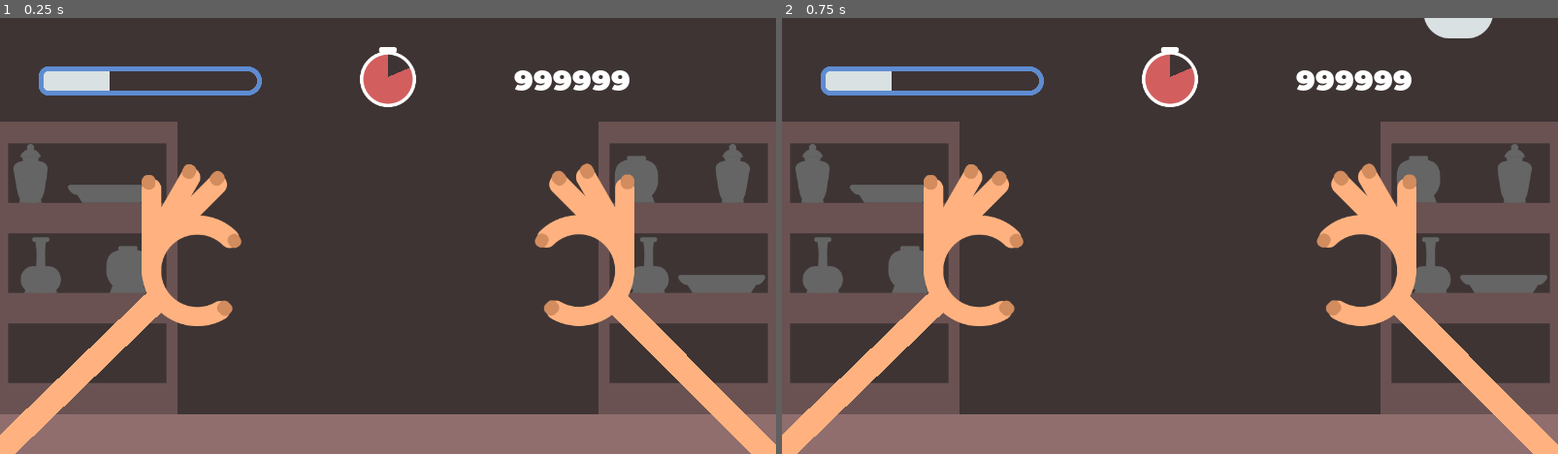
Above: before the commit, frames 1-2 (left to right).
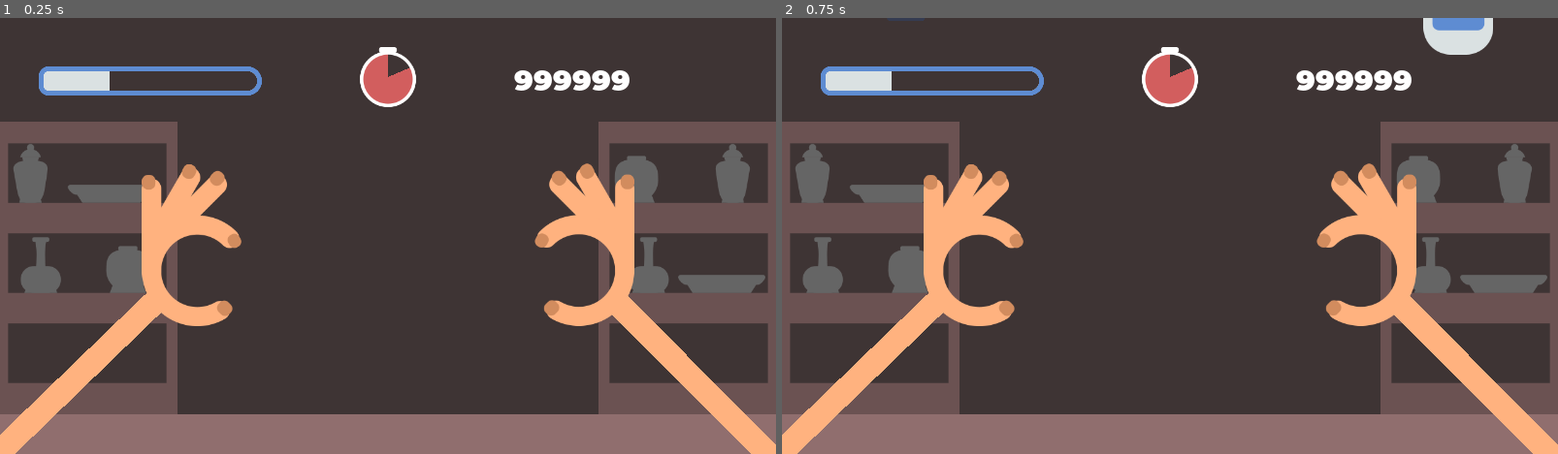
Above: after the commit, the same moments.

Repository: williamd1k0/untitled-glue-game
Game: Godot game, scene res://devel/TestGrab.tscn
Same seed, same stepped clock (60 frames per second), same inputs: the game is played once before the commit and once after it. The project has no main scene, so this scene is started directly. The engine's default icon, where the game draws it, is replaced by a stand-in: a white triangle on a blue panel in a dark square.
Inputs:
- Up to frame 1 (0.25 s): no input
- Up to frame 2 (0.75 s): tap Enter at 0.5 s

Frame 1 is identical in both runs. In frame 2, 0.6% of the frame differs, in the area x 13-92%, y 0-9%.

Commit message:
Improve puzzle base scene

Diff:
--- /dev/null
+++ b/game/gameplay/FitArea.tscn
@@ -0,0 +1,9 @@
+[gd_scene load_steps=2 format=2]
+
+[sub_resource type="RectangleShape2D" id=1]
+extents = Vector2( 25.3111, 15.8117 )
+
+[node name="FitArea" type="Area2D"]
+
+[node name="CollisionShape2D" type="CollisionShape2D" parent="."]
+shape = SubResource( 1 )
--- a/game/gameplay/GrabItem.tscn
+++ b/game/gameplay/GrabItem.tscn
@@ -4,7 +4,6 @@
 [ext_resource path="res://game/gameplay/GrabItem.gd" type="Script" id=2]
 
 [sub_resource type="PhysicsMaterial" id=1]
-bounce = 0.05
 
 [sub_resource type="SpriteFrames" id=2]
 animations = [ {
--- /dev/null
+++ b/game/gameplay/Puzzle.gd
@@ -0,0 +1,17 @@
+extends Node2D
+
+
+#func _enter_tree():
+	#$PuzzleRef.hide()
+	#$PuzzleRef.queue_free()
+
+func _enter_tree():
+	create_fit_objects()
+
+func _ready():
+	$Pieces.position = $DropPos.position
+
+func create_fit_objects():
+	for piece in $Pieces.get_children():
+		print(piece.position)
+		var area := Area2D.new()
--- a/game/gameplay/Puzzle.tscn
+++ b/game/gameplay/Puzzle.tscn
@@ -1,16 +1,43 @@
-[gd_scene format=2]
+[gd_scene load_steps=3 format=2]
+
+[ext_resource path="res://game/gameplay/Puzzle.gd" type="Script" id=1]
+
+[sub_resource type="Animation" id=1]
+resource_name = "hint"
+length = 3.0
+loop = true
+tracks/0/type = "value"
+tracks/0/path = NodePath(".:modulate")
+tracks/0/interp = 1
+tracks/0/loop_wrap = true
+tracks/0/imported = false
+tracks/0/enabled = true
+tracks/0/keys = {
+"times": PoolRealArray( 0, 2, 2.6 ),
+"transitions": PoolRealArray( 1, 1, 1 ),
+"update": 0,
+"values": [ Color( 1, 1, 1, 0 ), Color( 1, 1, 1, 0 ), Color( 1, 1, 1, 0.05 ) ]
+}
 
 [node name="Puzzle" type="Node2D"]
+script = ExtResource( 1 )
 __meta__ = {
 "_edit_horizontal_guides_": [ 609.725 ]
 }
 
 [node name="Pieces" type="Position2D" parent="."]
-position = Vector2( 640, 500 )
+position = Vector2( 640, 654 )
 __meta__ = {
-"_gizmo_extents_": 400.0
+"_gizmo_extents_": 640.0
 }
 
+[node name="DropPos" type="Position2D" parent="."]
+position = Vector2( 640, -144 )
+
 [node name="PuzzleRef" type="Sprite" parent="."]
-modulate = Color( 0.921569, 0.219608, 0.862745, 0.643137 )
+modulate = Color( 1, 1, 1, 0 )
 show_behind_parent = true
+
+[node name="AnimationPlayer" type="AnimationPlayer" parent="PuzzleRef"]
+autoplay = "hint"
+anims/hint = SubResource( 1 )
--- a/game/gameplay/grab-items/plate-1/Plate1Puzzle.tscn
+++ b/game/gameplay/grab-items/plate-1/Plate1Puzzle.tscn
@@ -10,40 +10,42 @@
 [ext_resource path="res://game/gameplay/grab-items/Piece.gd" type="Script" id=8]
 
 [sub_resource type="PhysicsMaterial" id=1]
-bounce = 0.05
 
 [node name="Puzzle" instance=ExtResource( 1 )]
 
+[node name="Pieces" parent="." index="0"]
+position = Vector2( 640, 654 )
+
 [node name="Piece1" parent="Pieces" index="0" instance=ExtResource( 2 )]
-position = Vector2( -131, 69 )
+position = Vector2( -131, -40 )
 physics_material_override = SubResource( 1 )
 can_sleep = false
 script = ExtResource( 8 )
 
 [node name="Piece2" parent="Pieces" index="1" instance=ExtResource( 4 )]
-position = Vector2( 4, 78 )
+position = Vector2( 4, -31 )
 physics_material_override = SubResource( 1 )
 can_sleep = false
 script = ExtResource( 8 )
 
 [node name="Piece3" parent="Pieces" index="2" instance=ExtResource( 5 )]
-position = Vector2( -22, 55 )
+position = Vector2( -22, -54 )
 physics_material_override = SubResource( 1 )
 can_sleep = false
 script = ExtResource( 8 )
 
 [node name="Piece4" parent="Pieces" index="3" instance=ExtResource( 6 )]
-position = Vector2( 99.338, 68.5641 )
+position = Vector2( 99.338, -40.4359 )
 physics_material_override = SubResource( 1 )
 can_sleep = false
 script = ExtResource( 8 )
 
 [node name="Piece5" parent="Pieces" index="4" instance=ExtResource( 7 )]
-position = Vector2( 143.709, 54.4676 )
+position = Vector2( 143.709, -54.5324 )
 physics_material_override = SubResource( 1 )
 can_sleep = false
 script = ExtResource( 8 )
 
-[node name="PuzzleRef" parent="." index="1"]
-position = Vector2( 637.719, 569.332 )
+[node name="PuzzleRef" parent="." index="2"]
+position = Vector2( 637.719, 613.332 )
 texture = ExtResource( 3 )
--- a/project.godot
+++ b/project.godot
@@ -44,7 +44,7 @@
 
 [physics]
 
-2d/default_gravity_vector=Vector2( 0, 3 )
+2d/default_gravity_vector=Vector2( 0, 4 )
 
 [rendering]
 
